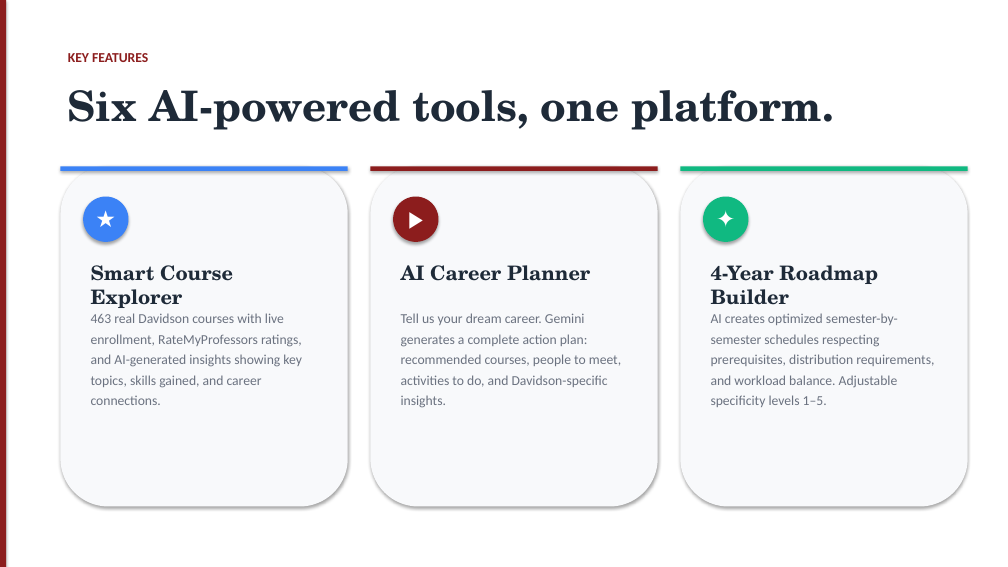
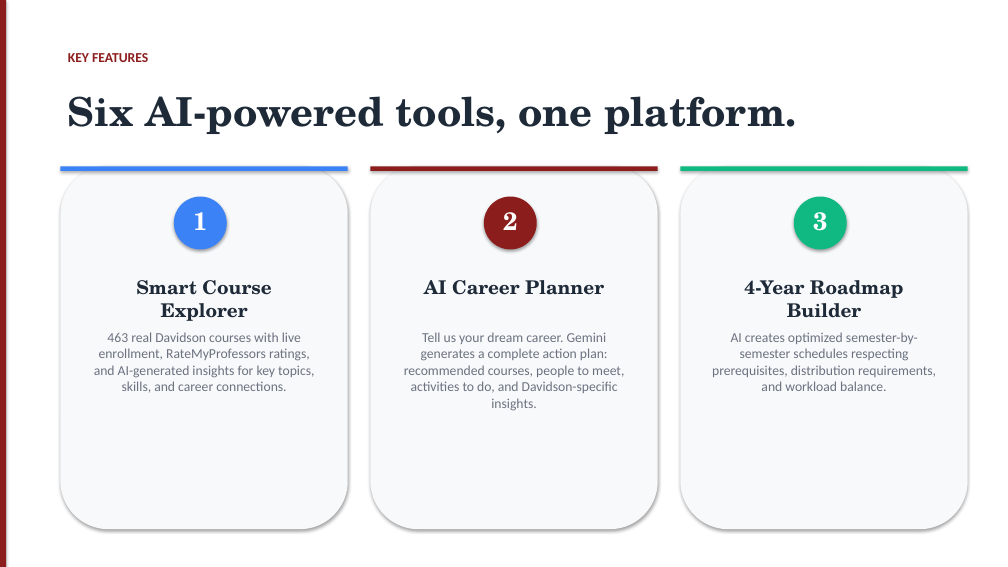
Before and after one commit to Hades-c/MakeItSo, a slide deck: slide 4 of MakeItSo_Pitch_Deck.pptx. Drawn at 1008x567 pixels with LibreOffice and Linux fonts; fonts in the diff are those of the drawing. Boxes give left, top, right and bottom in pixels: in the first picture for what was removed or moved away, otherwise in the second. Text is boxed around its words. In the diff, an @@ line names an element or a change of style, - is before the commit and + after.

```diff
--- a/MakeItSo_Pitch_Deck.pptx
+++ b/MakeItSo_Pitch_Deck.pptx
@@ text "Six AI-powered tools, one platform." at [68,96,796,134]: size 40 to 38 pt; line spacing 48pt to 1 @@
@@ rounded rectangle: place and size @@
-rounded rectangle at [60,166,348,507]
+rounded rectangle at [60,166,348,529]
@@ rounded rectangle: place and size @@
-rounded rectangle at [371,166,658,507]
+rounded rectangle at [371,166,658,529]
@@ rounded rectangle: place and size @@
-rounded rectangle at [681,166,968,507]
+rounded rectangle at [681,166,968,529]
@@ ellipse: place and size @@
-ellipse at [83,197,129,242]
+ellipse at [174,197,227,250]
@@ ellipse: place and size @@
-ellipse at [393,197,439,242]
+ellipse at [484,197,537,250]
@@ ellipse: place and size @@
-ellipse at [703,197,749,242]
+ellipse at [794,197,847,250]
@@ text at [193,212,207,230]: text changed; size 22 to 24 pt; font Calibri to TeX Gyre Schola @@
-★
+1
@@ text at [503,212,517,230]: text changed; size 22 to 24 pt; font Calibri to TeX Gyre Schola @@
-▶
+2
@@ text at [813,212,827,231]: text changed; size 22 to 24 pt; font Calibri to TeX Gyre Schola @@
-✦
+3
@@ 3 texts: place and size @@
-3 texts at [91,265,878,308]
+3 texts at [136,280,904,321]
@@ size 19 to 18 pt; alignment left to centre; line spacing 22.8pt to 1 in 3 elements at [136,280,271,321], [424,280,604,295], [744,280,904,318] @@
@@ text "Tell us your dream career. ...": place and size @@
-text "Tell us your dream career. ..." at [401,313,621,408]
+text "Tell us your dream career. ..." at [404,332,624,411]
@@ text "Tell us your dream career. ..." at [404,332,624,411]: alignment left to centre; line spacing 19.5pt to 1 @@
@@ text at [94,332,314,393]: text changed @@
-463 real Davidson courses with live enrollment, RateMyProfessors ratings, and AI-generated insights showing key topics, skills gained, and career connections.
+463 real Davidson courses with live enrollment, RateMyProfessors ratings, and AI-generated insights for key topics, skills, and career connections.
@@ text at [712,332,936,391]: text changed @@
-AI creates optimized semester-by-semester schedules respecting prerequisites, distribution requirements, and workload balance. Adjustable specificity levels 1–5.
+AI creates optimized semester-by-semester schedules respecting prerequisites, distribution requirements, and workload balance.
```
Also in this commit, not shown: 10 other slides changed, 1 other file.
